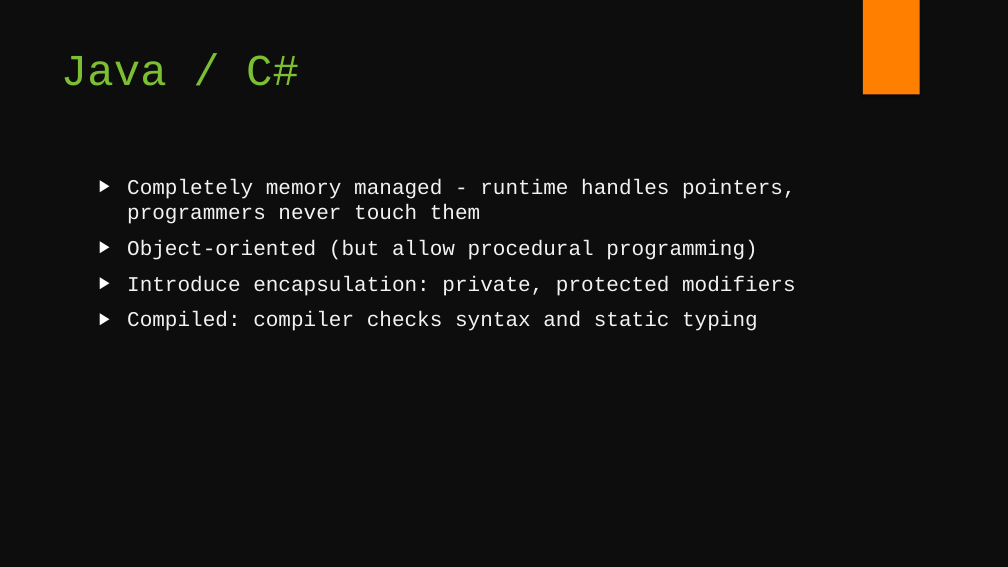
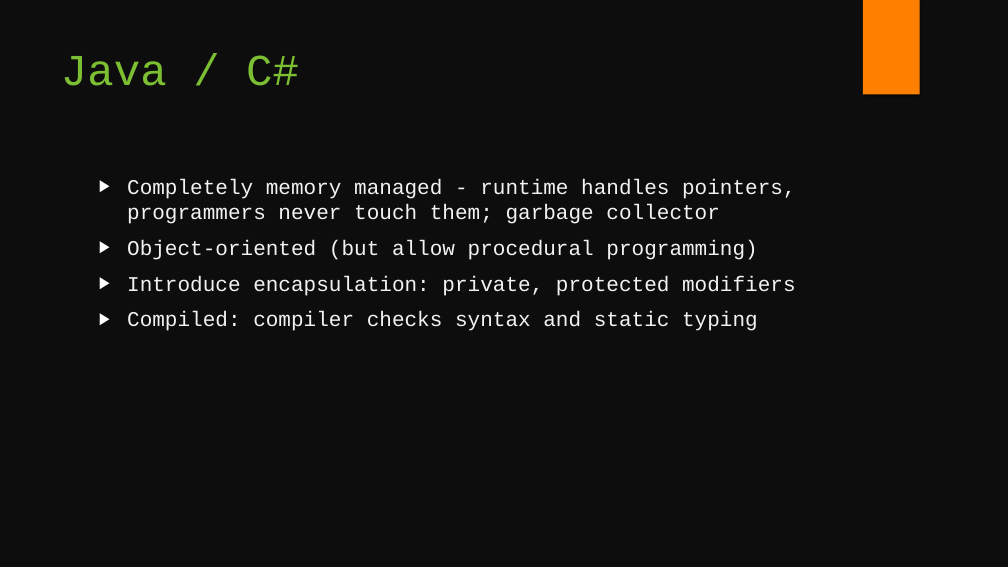
Before and after one commit to fsackur/Powershell-and-SE, a slide deck: slide 7 of Death by powerpoint.pptx. Drawn at 1008x567 pixels with LibreOffice and Linux fonts; fonts in the diff are those of the drawing. Boxes give left, top, right and bottom in pixels: in the first picture for what was removed or moved away, otherwise in the second. Text is boxed around its words. In the diff, an @@ line names an element or a change of style, - is before the commit and + after.

```diff
--- a/Death by powerpoint.pptx
+++ b/Death by powerpoint.pptx
@@ text at bbox=[127, 179, 796, 224]: text changed @@
-▶ Completely memory managed - runtime handles pointers, programmers never touch them
+▶ Completely memory managed - runtime handles pointers, programmers never touch them; garbage collector
```
Also in this commit, not shown: 3 other slides changed, 4 slides added, 3 slides removed.
